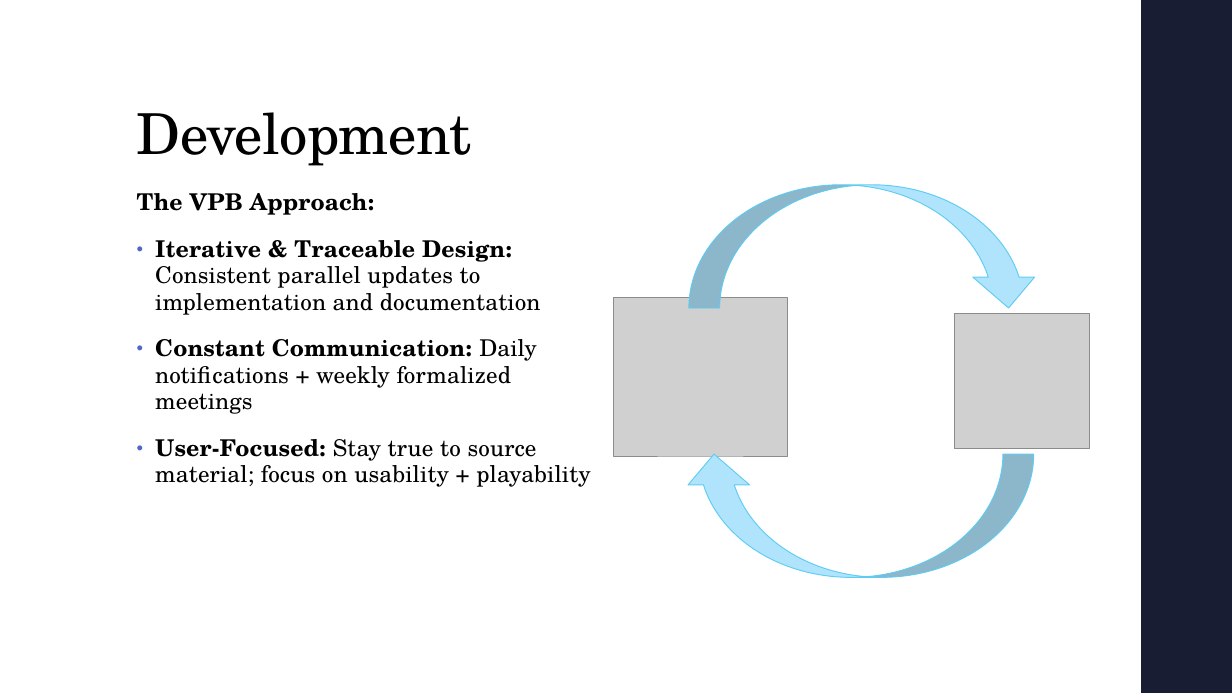
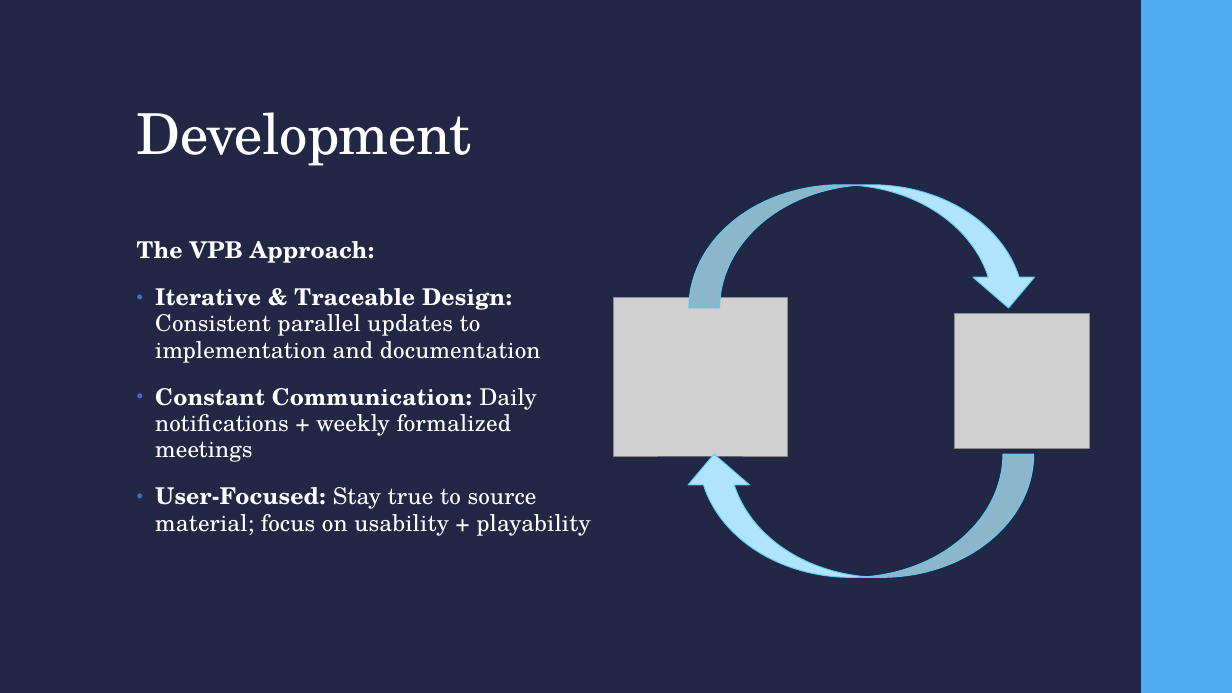
Before and after one commit to prajvinjalan/Namcap, a slide deck: slide 4 of Doc/FinalPresentation/NamcapFinalPresentation.pptx. Drawn at 1232x693 pixels with LibreOffice and Linux fonts; fonts in the diff are those of the drawing; grey boxes stand for pictures. Boxes give left, top, right and bottom in pixels: in the first picture for what was removed or moved away, otherwise in the second. Text is boxed around its words. In the diff, an @@ line names an element or a change of style, - is before the commit and + after.

Commit message:
Background Color Alteration to Presentation

```diff
--- a/Doc/FinalPresentation/NamcapFinalPresentation.pptx
+++ b/Doc/FinalPresentation/NamcapFinalPresentation.pptx
@@ background #FFFFFF to #212745 @@
@@ rectangle at <box>1141,0,1232,693</box>: fill #191D34 to #4FADF3 @@
@@ title "Development" at <box>137,112,472,166</box>: text colour #000000 to #FFFFFF @@
@@ text "The VPB Approach:" at <box>137,241,591,536</box>: text colour #000000 to #FFFFFF @@
```
Also in this commit, not shown: 8 other slides changed.
